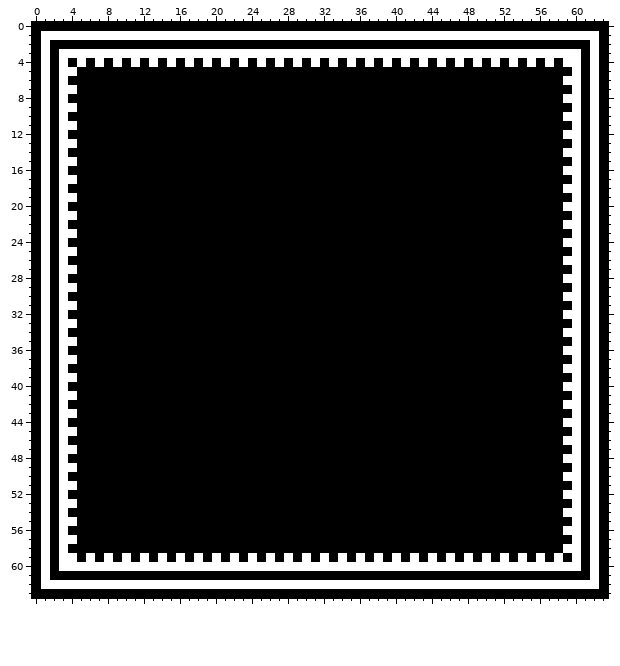
Edited in one commit: pixel-art sprite (data/base/gfx/ui/achievement/hard.png). Above is the file before it was changed.
The file is 64x64 pixels.
Once edited:
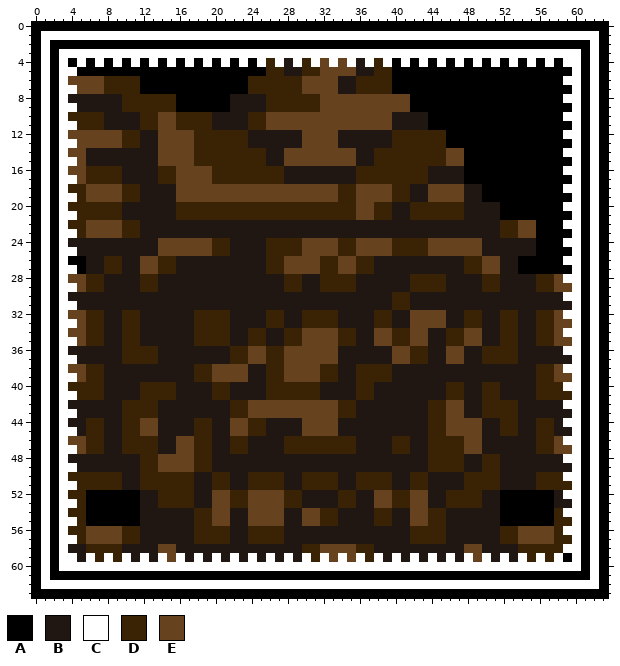
Palette (. is transparent): A #000000  B #201713  C #ffffff  D #3a2204  E #66431e
Difference:
Changed rows in their new state; - is an unchanged pixel.
first column x 4:
 4 ----------------------D-B-D-E-E-B-D---------------------
 5 ----------------------DDBBDDEEEEBBDD--------------------
 6 EEEEDDDD------------DDDDDDEEEEBBDDDD--------------------
 7 -EEEDDDD------------DDDDDDEEEEBBDDDD--------------------
 8 BBBBBBDDDDDD------BBBBDDDDDDEEEEEEEEEE------------------
 9 -BBBBBDDDDDD------BBBBDDDDDDEEEEEEEEEE------------------
10 DDDDBBBBDDEEDDDDBBBBDDEEEEEEEEEEEEEEBBBB----------------
11 -DDDBBBBDDEEDDDDBBBBDDEEEEEEEEEEEEEEBBBB----------------
12 EEEEEEDDBBEEEEDDDDDDBBBBBBEEEEBBBBBBDDDDDD--------------
13 -EEEEEDDBBEEEEDDDDDDBBBBBBEEEEBBBBBBDDDDDD--------------
14 EEBBBBBBBBEEEEDDDDDDDDBBEEEEEEEEBBDDDDDDDDEE------------
15 -EBBBBBBBBEEEEDDDDDDDDBBEEEEEEEEBBDDDDDDDDEE------------
16 EEDDDDBBBBDDEEEEDDDDDDDDBBBBBBBBDDDDDDDDBBBB------------
17 -EDDDDBBBBDDEEEEDDDDDDDDBBBBBBBBDDDDDDDDBBBB------------
18 DDEEEEDDBBBBEEEEEEEEEEEEEEEEEEDDEEEEDDBBEEEEBB----------
19 -DEEEEDDBBBBEEEEEEEEEEEEEEEEEEDDEEEEDDBBEEEEBB----------
20 DDDDDDBBBBBBDDDDDDDDDDDDDDDDDDDDEEDDBBDDDDDDBBBB--------
21 -DDDDDBBBBBBDDDDDDDDDDDDDDDDDDDDEEDDBBDDDDDDBBBB--------
22 DDEEEEDDBBBBBBBBBBBBBBBBBBBBBBBBBBBBBBBBBBBBBBBBDDEE----
23 -DEEEEDDBBBBBBBBBBBBBBBBBBBBBBBBBBBBBBBBBBBBBBBBDDEE----
24 BBBBBBBBBBEEEEEEDDBBBBDDDDEEEEDDEEEEDDDDEEEEEEBBBBBB----
25 -BBBBBBBBBEEEEEEDDBBBBDDDDEEEEDDEEEEDDDDEEEEEEBBBBBB----
26 --BBDDBBEEDDBBBBBBBBBBDDEEEEDDEEDDBBBBBBBBBBDDEEBB------
27 --BBDDBBEEDDBBBBBBBBBBDDEEEEDDEEDDBBBBBBBBBBDDEEBB------
28 EEDDBBBBDDBBBBBBBBBBBBBBDDBBDDDDBBBBBBDDDDBBBBDDBBBBDDE-
29 -EDDBBBBDDBBBBBBBBBBBBBBDDBBDDDDBBBBBBDDDDBBBBDDBBBBDDEE
30 BBBBBBBBBBBBBBBBBBBBBBBBBBBBBBBBBBBBDDBBBBBBBBBBBBBBBBB-
31 -BBBBBBBBBBBBBBBBBBBBBBBBBBBBBBBBBBBDDBBBBBBBBBBBBBBBBBB
32 EEDDBBDDBBBBBBDDDDBBBBDDBBDDDDBBBBDDBBEEEEBBDDBBDDBBDDE-
33 -EDDBBDDBBBBBBDDDDBBBBDDBBDDDDBBBBDDBBEEEEBBDDBBDDBBDDEE
34 EEDDBBDDBBBBBBDDDDBBDDBBDDEEEEDDBBEEDDEEBBDDEEBBDDBBDDE-
35 -EDDBBDDBBBBBBDDDDBBDDBBDDEEEEDDBBEEDDEEBBDDEEBBDDBBDDEE
36 BBBBBBDDDDBBBBBBBBDDEEDDEEEEEEBBBBBBEEDDBBEEBBDDDDBBBBB-
37 -BBBBBDDDDBBBBBBBBDDEEDDEEEEEEBBBBBBEEDDBBEEBBDDDDBBBBBB
38 EEDDBBBBBBBBBBDDEEEEBBDDEEEEDDBBDDDDBBBBBBBBBBBBBBBBDDE-
39 -EDDBBBBBBBBBBDDEEEEBBDDEEEEDDBBDDDDBBBBBBBBBBBBBBBBDDEE
40 DDDDBBBBDDDDBBBBDDBBBBDDDDDDBBBBDDBBBBBBBBDDBBDDBBBBDDD-
41 -DDDBBBBDDDDBBBBDDBBBBDDDDDDBBBBDDBBBBBBBBDDBBDDBBBBDDDD
42 BBBBBBDDDDBBBBBBBBDDEEEEEEEEEEDDBBBBBBBBDDEEBBDDDDBBBBB-
43 -BBBBBDDDDBBBBBBBBDDEEEEEEEEEEDDBBBBBBBBDDEEBBDDDDBBBBBB
44 BBDDBBDDEEBBBBDDBBEEDDBBBBEEEEBBBBBBBBBBDDEEEEBBDDBBDDB-
45 -BDDBBDDEEBBBBDDBBEEDDBBBBEEEEBBBBBBBBBBDDEEEEBBDDBBDDBB
46 EEDDBBDDDDBBEEDDBBDDBBBBDDDDDDDDBBBBDDBBDDDDEEBBBBBBDDE-
47 -EDDBBDDDDBBEEDDBBDDBBBBDDDDDDDDBBBBDDBBDDDDEEBBBBBBDDEE
48 BBBBBBBBDDEEEEDDBBBBBBBBBBBBBBBBBBBBBBBBDDDDBBDDBBBBBBB-
49 -BBBBBBBDDEEEEDDBBBBBBBBBBBBBBBBBBBBBBBBDDDDBBDDBBBBBBBB
50 DDDDDDBBDDDDDDBBDDBBDDDDBBDDDDBBDDDDBBDDBBBBDDDDBBBBDDD-
51 -DDDDDBBDDDDDDBBDDBBDDDDBBDDDDBBDDDDBBDDBBBBDDDDBBBBDDDD
52 DD------BBDDDDBBEEDDEEEEDDBBBBDDBBEEDDEEBBDDDDBB------B-
53 -D------BBDDDDBBEEDDEEEEDDBBBBDDBBEEDDEEBBDDDDBB------BB
54 DD------BBBBBBDDEEBBEEEEBBEEDDBBBBDDBBEEDDBBBBBB------D-
55 -D------BBBBBBDDEEBBEEEEBBEEDDBBBBDDBBEEDDBBBBBB------DD
56 DDEEEEDDBBBBBBDDDDBBDDDDBBBBBBBBBBBBBBDDDDBBBBBBDDEEEED-
57 -DEEEEDDBBBBBBDDDDBBDDDDBBBBBBBBBBBBBBDDDDBBBBBBDDEEEEDD
58 BBDDDDBBBBEEBBBBBBBBBBBBBBDDEEEEDDBBBBBBBBBBEEBBBBDDDDD-
59 -B-D-D-B-B-E-B-B-B-B-B-B-B-D-E-E-D-B-B-B-B-B-E-B-B-D-D--
